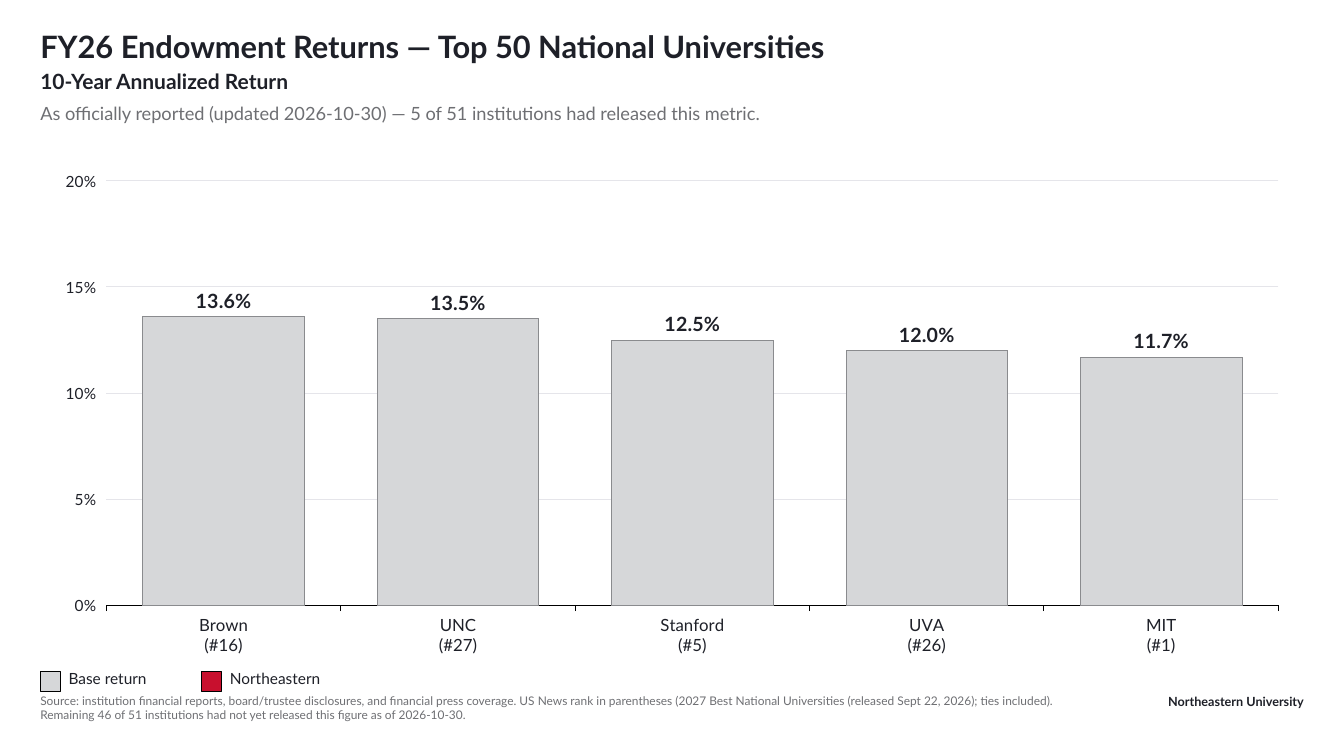
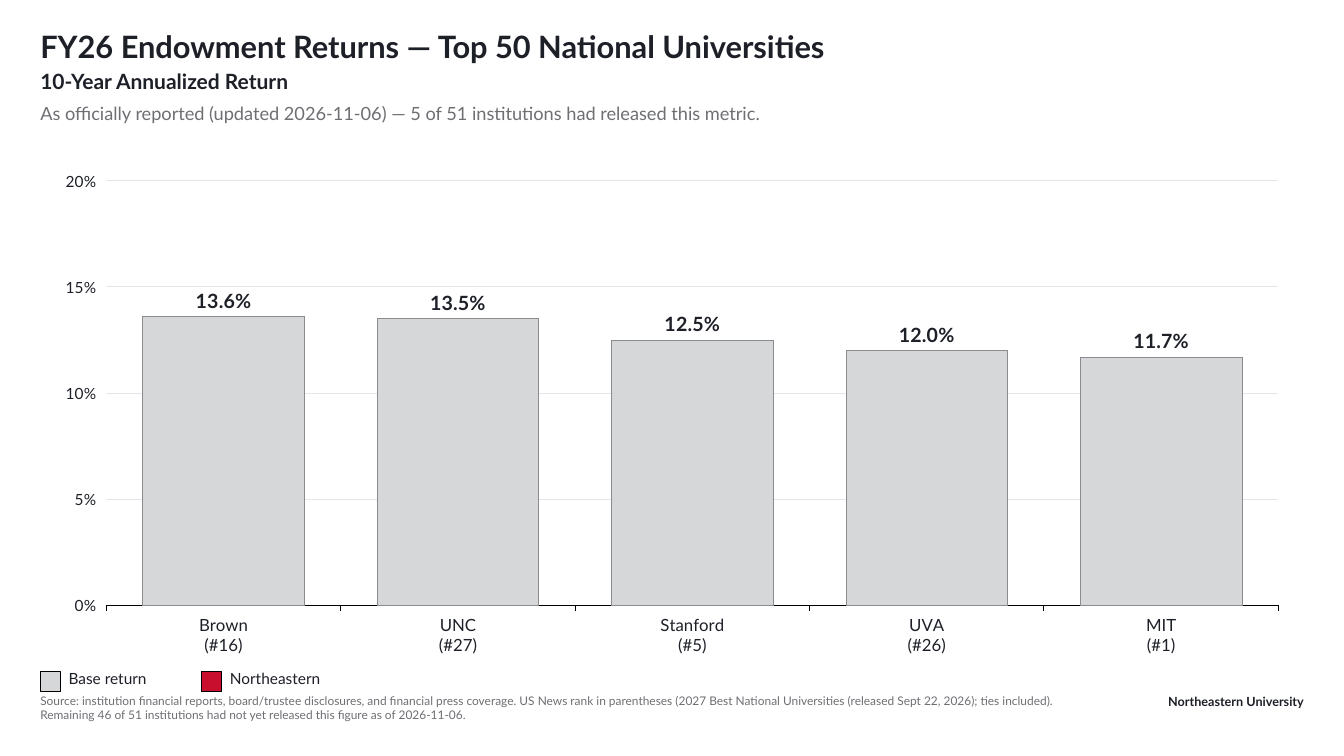
Before and after one commit to brettcsweet/Tonys-repo, a slide deck: slide 3 of endowment/output/FY26_Endowment_Returns_Top50.pptx. Drawn at 1344x756 pixels with LibreOffice and Linux fonts; fonts in the diff are those of the drawing. Boxes give left, top, right and bottom in pixels: in the first picture for what was removed or moved away, otherwise in the second. Text is boxed around its words. In the diff, an @@ line names an element or a change of style, - is before the commit and + after.

```diff
--- a/endowment/output/FY26_Endowment_Returns_Top50.pptx
+++ b/endowment/output/FY26_Endowment_Returns_Top50.pptx
@@ text at [40,106,760,123]: text changed @@
-As officially reported (updated 2026-10-30) — 5 of 51 institutions had released this metric.
+As officially reported (updated 2026-11-06) — 5 of 51 institutions had released this metric.
@@ text at [40,696,1052,721]: text changed @@
-Source: institution financial reports, board/trustee disclosures, and financial press coverage. US News rank in parentheses (2027 Best National Universities (released Sept 22, 2026); ties included). Remaining 46 of 51 institutions had not yet released this figure as of 2026-10-30.
+Source: institution financial reports, board/trustee disclosures, and financial press coverage. US News rank in parentheses (2027 Best National Universities (released Sept 22, 2026); ties included). Remaining 46 of 51 institutions had not yet released this figure as of 2026-11-06.
```
Also in this commit, not shown: 2 other slides changed, 2 other files.
